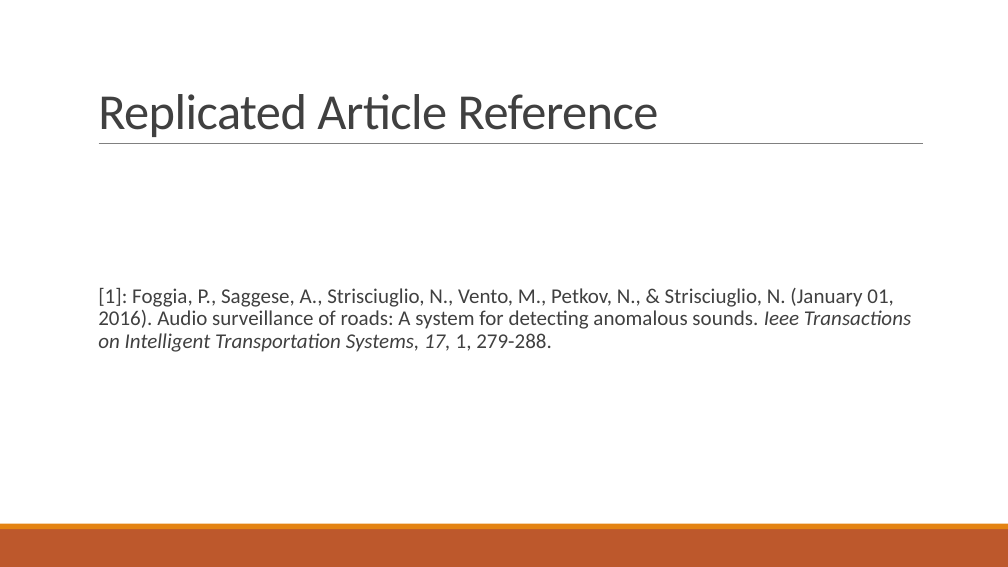
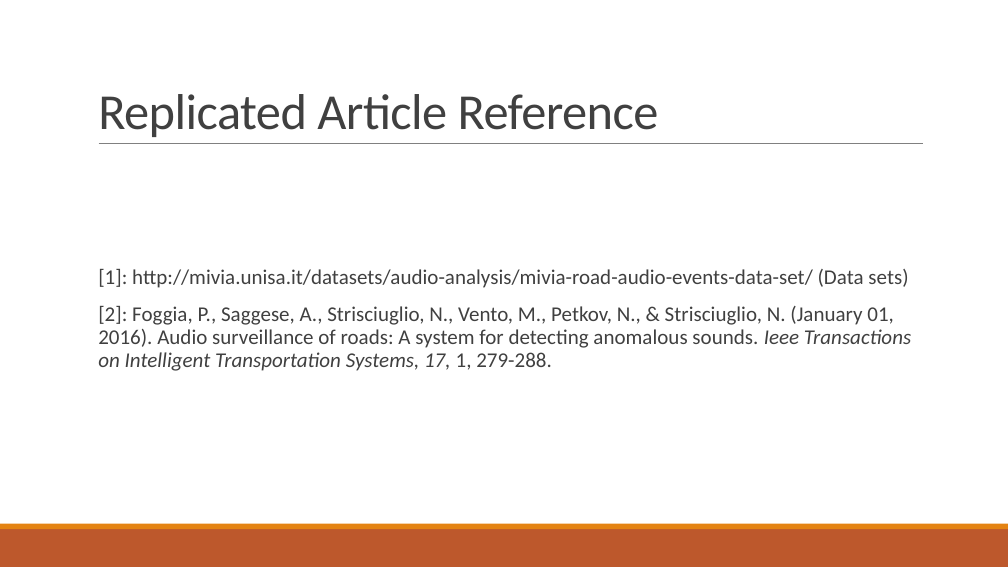
Before and after one commit to crabtreej/CrashAudioClassifier, a slide deck: slide 12 of AI_2_Presentation.pptx. Drawn at 1008x567 pixels with LibreOffice and Linux fonts; fonts in the diff are those of the drawing. Boxes give left, top, right and bottom in pixels: in the first picture for what was removed or moved away, otherwise in the second. Text is boxed around its words. In the diff, an @@ line names an element or a change of style, - is before the commit and + after.

Commit message:
owo

```diff
--- a/AI_2_Presentation.pptx
+++ b/AI_2_Presentation.pptx
@@ text at bbox=[98, 269, 911, 371]: text changed @@
-  [1]: Foggia, P., Saggese, A., Strisciuglio, N., Vento, M., Petkov, N., & Strisciuglio, N. (January 01, 2016). Audio surveillance of roads: A system for detecting anomalous sounds. Ieee Transactions on Intelligent Transportation Systems, 17, 1, 279-288.
+  [1]: http://mivia.unisa.it/datasets/audio-analysis/mivia-road-audio-events-data-set/ (Data sets)
+  [2]: Foggia, P., Saggese, A., Strisciuglio, N., Vento, M., Petkov, N., & Strisciuglio, N. (January 01, 2016). Audio surveillance of roads: A system for detecting anomalous sounds. Ieee Transactions on Intelligent Transportation Systems, 17, 1, 279-288.
```
